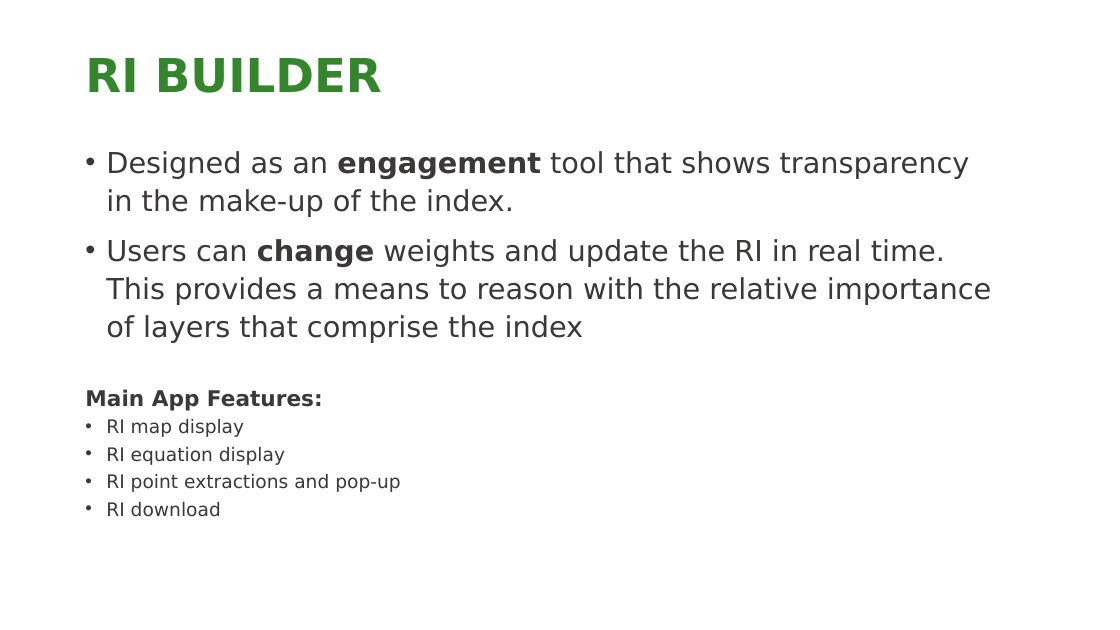
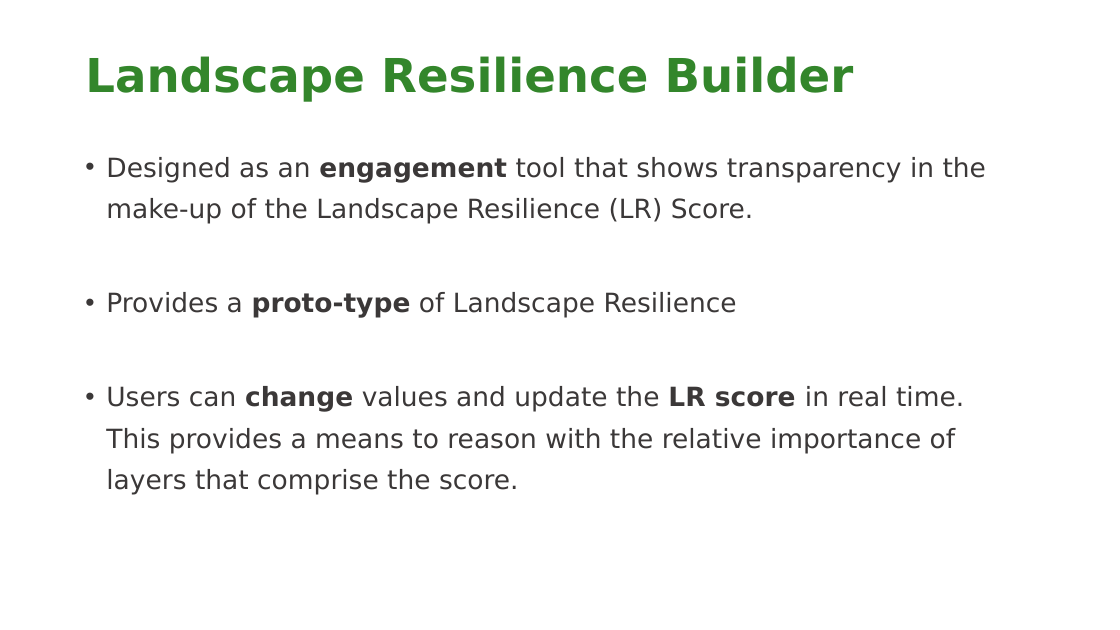
Before and after one commit to NCC-CNC/RI-proto, a slide deck: slide 17 of www/RI_GUIDE.pptx (slide 7 before the commit). Drawn at 1120x630 pixels with LibreOffice and Linux fonts; fonts in the diff are those of the drawing; background and template pictures are left out. Boxes give left, top, right and bottom in pixels: in the first picture for what was removed or moved away, otherwise in the second. Text is boxed around its words. In the diff, an @@ line names an element or a change of style, - is before the commit and + after.

Commit message:
REBRAND- Landscape Resilience

```diff
--- a/www/RI_GUIDE.pptx
+++ b/www/RI_GUIDE.pptx
@@ title at bbox=[85, 56, 854, 102]: text changed @@
-RI BUILDER
+Landscape Resilience Builder
@@ text at bbox=[106, 157, 986, 495]: text changed; size 18.5 to 17 pt @@
-• Designed as an engagement tool that shows transparency in the make-up of the index.
-• Users can change weights and update the RI in real time. This provides a means to reason with the relative importance of layers that comprise the index
-Main App Features:
-• RI map display
-• RI equation display
-• RI point extractions and pop-up
-• RI download
+• Designed as an engagement tool that shows transparency in the make-up of the Landscape Resilience (LR) Score.
+• Provides a proto-type of Landscape Resilience
+• Users can change values and update the LR score in real time. This provides a means to reason with the relative importance of layers that comprise the score.
```
Also in this commit, not shown: 4 other slides changed, 15 slides added, 4 slides removed, 9 other files.
